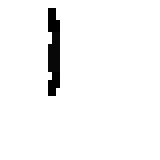
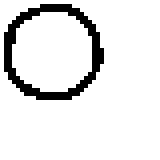
Revision of a layered 160 x 160 image; what changed, layer by layer:
showed "good" (1st of 3, in "patterns final") over bbox(4, 4, 104, 100)
hid "i" over bbox(48, 8, 60, 96)
